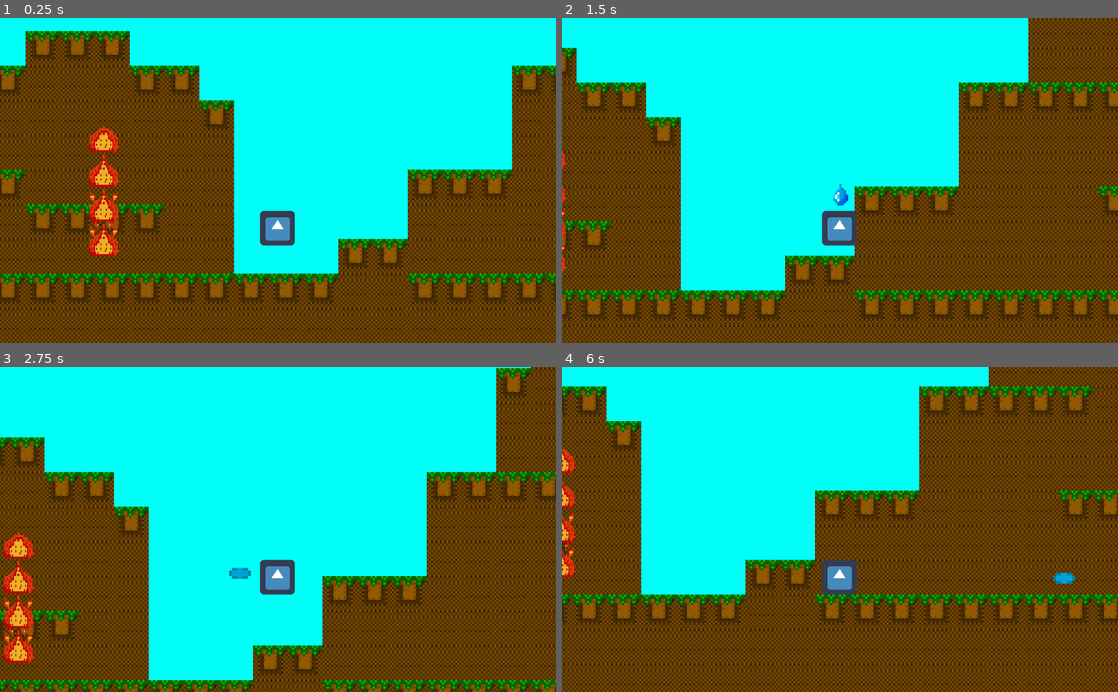
Above: before the commit, frames 1-4 (two rows, left to right).
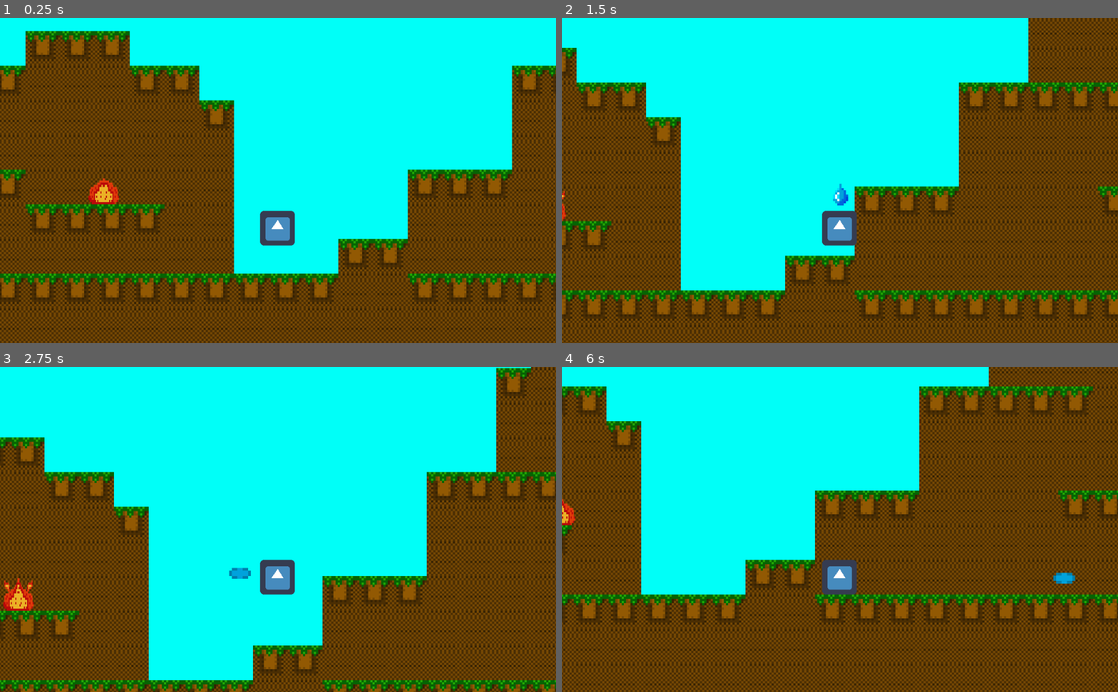
Above: after the commit, the same moments.

Repository: iloveusername/CodeOrCreateNerdsGame
Game: Godot game, scene res://Scenes/Test Scene.tscn
Same seed, same stepped clock (60 frames per second), same inputs: the game is played once before the commit and once after it. The engine's default icon, where the game draws it, is replaced by a stand-in: a white triangle on a blue panel in a dark square.
Inputs (mouse positions are in pixels of both pictures, inside the frame that each line leads up to):
- Up to frame 1 (0.25 s): no input
- Up to frame 2 (1.5 s): move the mouse to (962, 164) at 0.52 s; press the mouse at (962, 164) at 0.53 s; hold Right (ui_right) from 0.53 s (still down); tap Space (ui_select) at 0.77 s; move the mouse to (728, 196) at 1.27 s; release the mouse at (728, 196) at 1.28 s; click (728, 196) at 1.35 s
- Up to frame 3 (2.75 s): tap Space (ui_select) at 1.52 s; move the mouse to (333, 458) at 2.02 s; release Right (ui_right) at 2.03 s; press the mouse at (333, 458) at 2.03 s; hold Left (ui_left) from 2.03 s (still down)
- Up to frame 4 (6 s): move the mouse to (812, 594) at 2.77 s; release Left (ui_left) at 2.78 s; release the mouse at (812, 594) at 2.78 s; hold Right (ui_right) 2.78-4.28 s; click (812, 594) at 2.85 s; tap Space (ui_select) at 3.02, 3.77, 4.52 s; move the mouse to (1006, 578) at 3.52 s; press the mouse at (1006, 578) at 3.53 s; move the mouse to (673, 480) at 4.27 s; release the mouse at (673, 480) at 4.28 s; hold Left (ui_left) 4.28-5.03 s; click (673, 480) at 4.35 s; move the mouse to (867, 529) at 5.02 s; press the mouse at (867, 529) at 5.03 s; hold Right (ui_right) 5.03-5.78 s; move the mouse to (756, 448) at 5.77 s; release the mouse at (756, 448) at 5.78 s; hold Left (ui_left) from 5.78 s (still down); click (756, 448) at 5.85 s

The runs differ from the first frame. In frame 1, 1.6% of the frame differs, in the area x 15-22%, y 33-74%; in frame 2, 0.1%; in frame 3, 1.6%; in frame 4, 0.7%.

Commit message:
Fire Bad Guy now animated

Diff:
--- a/Scenes/EnemyFire.tscn
+++ b/Scenes/EnemyFire.tscn
@@ -8,6 +8,23 @@
 
 [sub_resource type="RectangleShape2D" id=2]
 extents = Vector2( 32, 32 )
+
+[sub_resource type="Animation" id=3]
+resource_name = "Fire Animation"
+length = 2.1
+loop = true
+tracks/0/type = "value"
+tracks/0/path = NodePath("Sprite:frame")
+tracks/0/interp = 1
+tracks/0/loop_wrap = true
+tracks/0/imported = false
+tracks/0/enabled = true
+tracks/0/keys = {
+"times": PoolRealArray( 0, 0.3, 0.6, 0.9, 1.2, 1.5, 1.8 ),
+"transitions": PoolRealArray( 1, 1, 1, 1, 1, 1, 1 ),
+"update": 1,
+"values": [ 0, 1, 2, 3, 2, 1, 0 ]
+}
 
 [node name="EnemyFire" type="KinematicBody2D"]
 script = ExtResource( 2 )
@@ -19,6 +36,8 @@
 [node name="Sprite" type="Sprite" parent="."]
 scale = Vector2( 2, 4 )
 texture = ExtResource( 1 )
+vframes = 4
+frame = 2
 
 [node name="Area2D" type="Area2D" parent="."]
 
@@ -27,4 +46,5 @@
 shape = SubResource( 2 )
 
 [node name="AnimationPlayer" type="AnimationPlayer" parent="."]
+"anims/Fire Animation" = SubResource( 3 )
 [connection signal="body_entered" from="Area2D" to="." method="_on_Area2D_body_entered"]
--- a/Scripts/Enemy.gd
+++ b/Scripts/Enemy.gd
@@ -6,7 +6,10 @@
 var motion = Vector2()
 var launchVal = -100
 
+onready var fireAnim = $AnimationPlayer
+
 func _physics_process(delta):
+	fireAnim.play("Fire Animation")
 	var Player = get_parent().get_node("Player")
 
 #Gravity
Not shown: 1 places in Scenes/EnemyFire.tscn that only renumber resources
